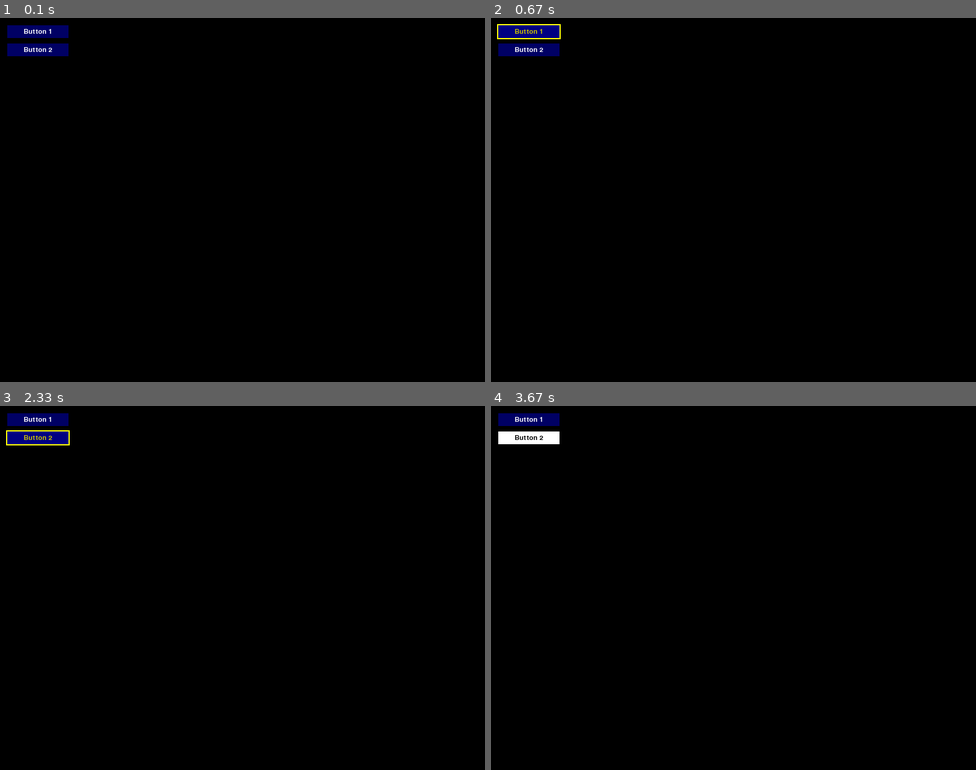
Above: before the commit, frames 1-4 (two rows, left to right).
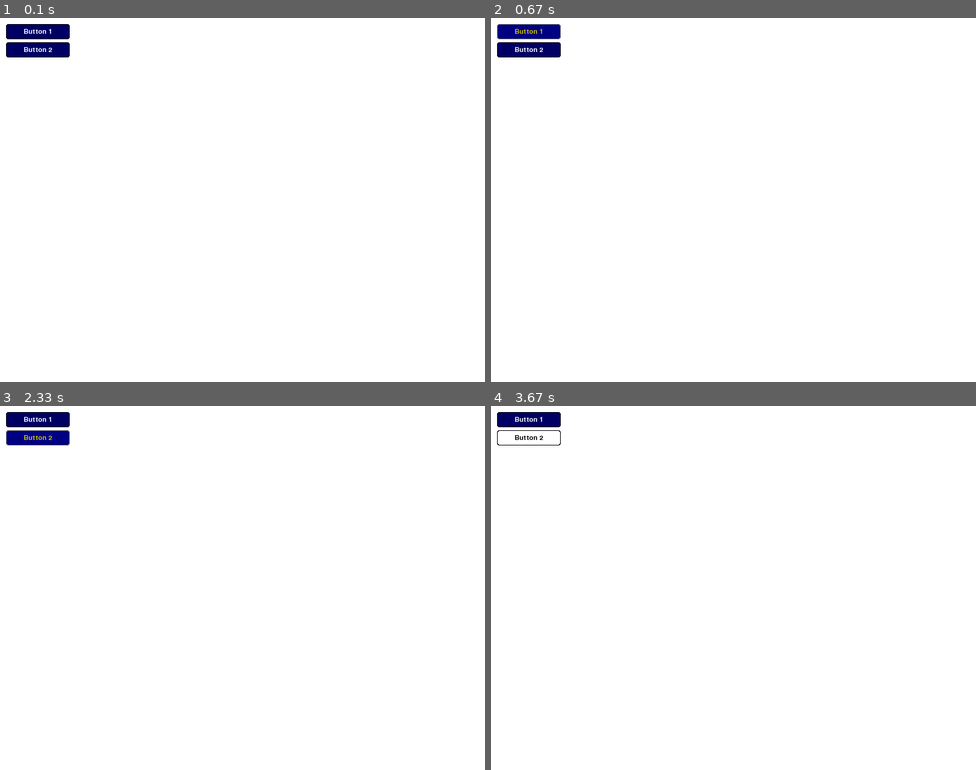
Above: after the commit, the same moments.

Repository: metulburr/pygame
Game: pygame game, started from toolbox/button.py
Same seed, same stepped clock (60 frames per second), same inputs: the game is played once before the commit and once after it.
Inputs (mouse positions are in pixels of both pictures, inside the frame that each line leads up to):
- Up to frame 1 (0.1 s): no input
- Up to frame 2 (0.67 s): click "Button 1" at 0.38 s
- Up to frame 3 (2.33 s): press the mouse at (38, 420) at 0.7 s; move the mouse to (189, 478) at 0.8 s; release the mouse at (344, 540) at 0.93 s; click "Button 2" at 2.05 s
- Up to frame 4 (3.67 s): press the mouse at (529, 438) at 2.37 s; move the mouse to (723, 446) at 2.47 s; release the mouse at (917, 453) at 2.6 s; click "Button 1" at 3.22 s; press the mouse at (529, 438) at 3.53 s; move the mouse to (675, 497) at 3.63 s

The runs differ from the first frame. In frame 1, 99% of the frame differs, in the area x 0-100%, y 0-100%; in frame 2, 99%; in frame 3, 99%; in frame 4, 99%.

Commit message:
added rounded rect to button

Diff:
--- a/toolbox/button.py
+++ b/toolbox/button.py
@@ -32,7 +32,8 @@
             'border_color'      : pg.Color('black'),
             'border_hover_color': pg.Color('yellow'),
             'disabled'          : False,
-            'disabled_color'     : pg.Color('grey')
+            'disabled_color'     : pg.Color('grey'),
+            'radius'            : 3,
         }
         for kwarg in kwargs:
             if kwarg in settings:
@@ -101,11 +102,40 @@
                 border = self.border_hover_color
         else:
             color = self.disabled_color
-        surface.fill(border,self.rect)
-        surface.fill(color,self.rect.inflate(-4,-4))
+
+        #if not self.rounded:
+        #    surface.fill(border,self.rect)
+        #    surface.fill(color,self.rect.inflate(-4,-4))
+        #else:
+        if self.radius:
+            rad = self.radius
+        else:
+            rad = 0
+        self.round_rect(surface, self.rect , border, rad, 1, color)
         if self.text:
             text_rect = text.get_rect(center=self.rect.center)
             surface.blit(text,text_rect)
+
+
+    def round_rect(self, surface, rect, color, rad=20, border=0, inside=(0,0,0,0)):
+        rect = pg.Rect(rect)
+        zeroed_rect = rect.copy()
+        zeroed_rect.topleft = 0,0
+        image = pg.Surface(rect.size).convert_alpha()
+        image.fill((0,0,0,0))
+        self._render_region(image, zeroed_rect, color, rad)
+        if border:
+            zeroed_rect.inflate_ip(-2*border, -2*border)
+            self._render_region(image, zeroed_rect, inside, rad)
+        surface.blit(image, rect)
+
+
+    def _render_region(self, image, rect, color, rad):
+        corners = rect.inflate(-2*rad, -2*rad)
+        for attribute in ("topleft", "topright", "bottomleft", "bottomright"):
+            pg.draw.circle(image, color, getattr(corners,attribute), rad)
+        image.fill(color, rect.inflate(-2*rad,0))
+        image.fill(color, rect.inflate(0,-2*rad))
 
 
 if __name__ == '__main__':
@@ -121,6 +151,7 @@
                 "hover_font_color"   : (205,195, 0),
                 'font_color'         : (255,255,255),
                 'border_color'       : (0,0,0),
+                'border_hover_color' : (100,100,100),
             }
             self.btn1 = Button((10,10,105,25),(0,0,100),
                 self.test, text='Button 1', clicked_color=(255,255,255),
@@ -149,6 +180,7 @@
             pass
 
         def render(self):
+            self.screen.fill((255,255,255))
             for button in self.buttons:
                 button.render(self.screen)
 
